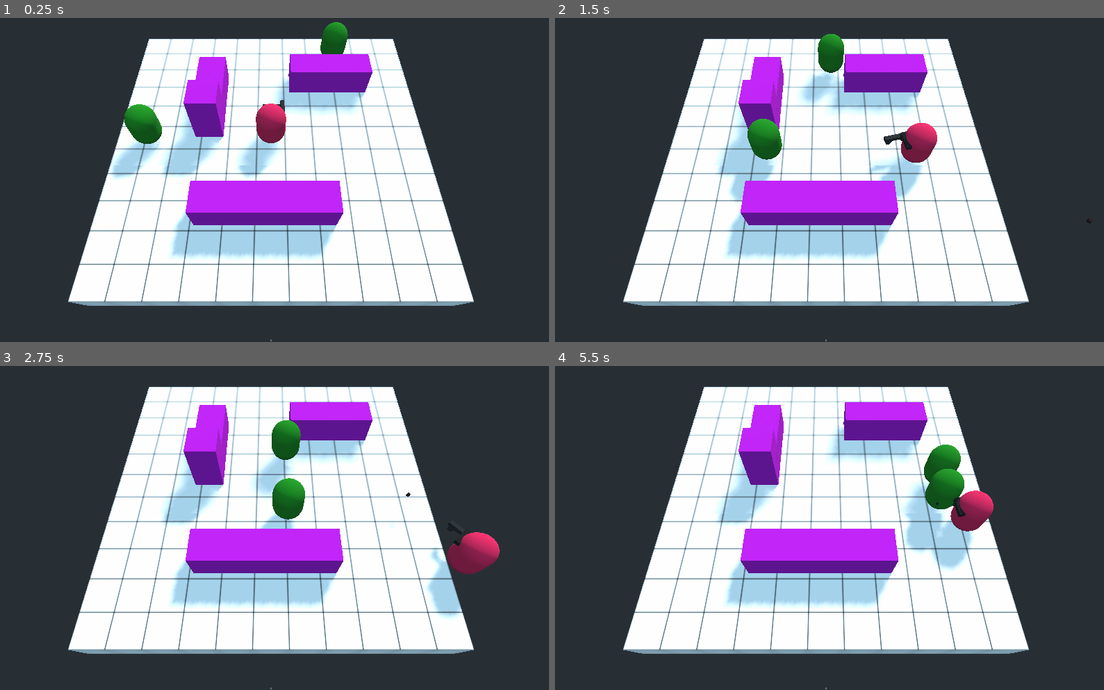
Above: before the commit, frames 1-4 (two rows, left to right).
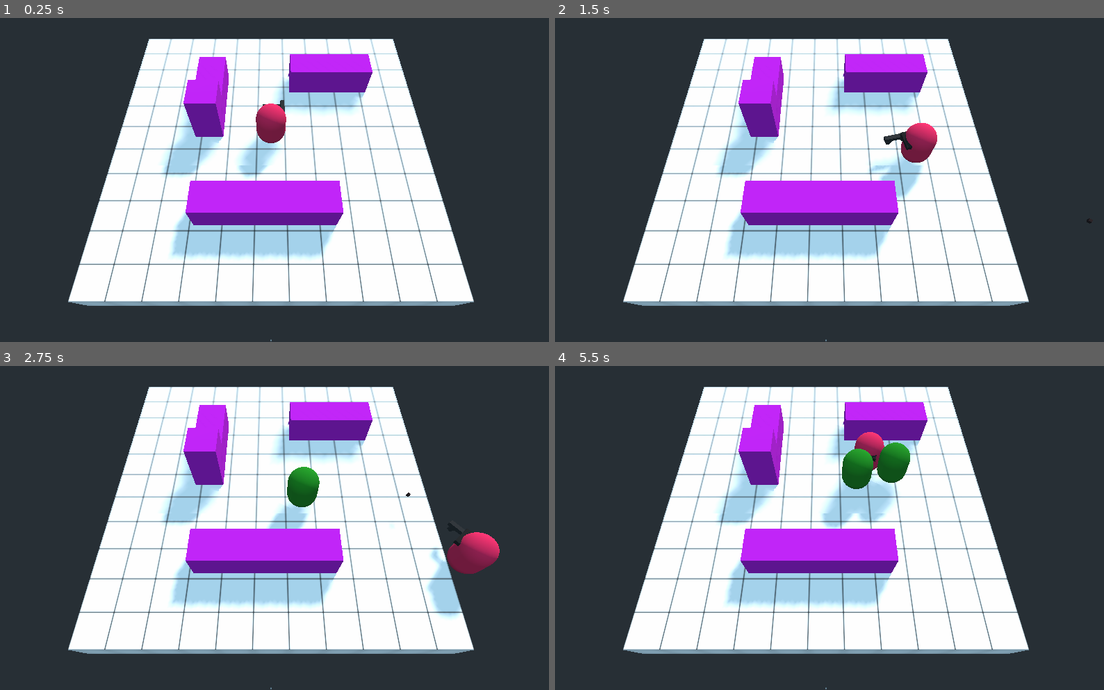
Above: after the commit, the same moments.

Repository: Boyquotes/Godot-3D-Top-Down-Shooter
Game: Godot game, scene res://Level.tscn
The game is run twice, just before and just after one commit, with the same random seed, the same clock (stepped at 60 frames per second) and the same inputs.
Inputs (mouse positions are in pixels of both pictures, inside the frame that each line leads up to):
- Up to frame 1 (0.25 s): no input
- Up to frame 2 (1.5 s): move the mouse to (950, 163) at 0.52 s; press the mouse at (950, 163) at 0.53 s; hold Right (ui_right) 0.53-1.28 s; move the mouse to (714, 196) at 1.27 s; release the mouse at (714, 196) at 1.28 s; hold Down (ui_down) from 1.28 s (still down); click (714, 196) at 1.35 s
- Up to frame 3 (2.75 s): move the mouse to (323, 456) at 2.02 s; release Down (ui_down) at 2.03 s; press the mouse at (323, 456) at 2.03 s; hold Right (ui_right) from 2.03 s (still down)
- Up to frame 4 (5.5 s): move the mouse to (796, 592) at 2.77 s; release Right (ui_right) at 2.78 s; release the mouse at (796, 592) at 2.78 s; hold Up (ui_up) 2.78-3.53 s; click (796, 592) at 2.85 s; move the mouse to (994, 576) at 3.52 s; press the mouse at (994, 576) at 3.53 s; hold Left (ui_left) 3.53-5.03 s; move the mouse to (659, 479) at 4.27 s; release the mouse at (659, 479) at 4.28 s; click (659, 479) at 4.35 s; move the mouse to (851, 528) at 5.02 s; press the mouse at (851, 528) at 5.03 s; hold Down (ui_down) from 5.03 s (still down)

The runs differ from the first frame. In frame 1, 1.6% of the frame differs, in the area x 20-64%, y 1-50%; in frame 2, 2.1%; in frame 3, 2.2%; in frame 4, 6.6%, in the area x 48-80%, y 20-64%.

Commit message:
Enemy + Spawner + Wave

Diff:
--- a/Godot 3D Top Down/Enemy.gd
+++ b/Godot 3D Top Down/Enemy.gd
@@ -1,4 +1,6 @@
 extends KinematicBody
+
+class_name Enemy
 
 export var speed := 5.0
 
--- a/Godot 3D Top Down/Level.tscn
+++ b/Godot 3D Top Down/Level.tscn
@@ -1,10 +1,12 @@
-[gd_scene load_steps=7 format=2]
+[gd_scene load_steps=9 format=2]
 
 [ext_resource path="res://Player.tscn" type="PackedScene" id=1]
 [ext_resource path="res://Main.gd" type="Script" id=2]
 [ext_resource path="res://LevelGrid.tres" type="Material" id=3]
 [ext_resource path="res://ObstacleMaterial.tres" type="Material" id=4]
 [ext_resource path="res://Enemy.tscn" type="PackedScene" id=5]
+[ext_resource path="res://Spawner.gd" type="Script" id=6]
+[ext_resource path="res://Wave.gd" type="Script" id=7]
 
 [sub_resource type="NavigationMesh" id=1]
 vertices = PoolVector3Array( -1.7, 0.4, -6.5, -1.7, 0.4, -4.7, -0.2, 0.4, -5.3, -0.2, 0.4, -6.8, -9.5, 0.4, 4.6, -6.5,  …(1384 unchanged characters)…
@@ -24,12 +26,6 @@
 [node name="Camera" type="Camera" parent="."]
 transform = Transform( 1, 0, 0, 0, 0.481295, 0.876559, 0, -0.876559, 0.481295, 0, 17.1001, 12.8274 )
 fov = 58.0
-
-[node name="Enemy" parent="." instance=ExtResource( 5 )]
-transform = Transform( 1, 0, 0, 0, 1, 0, 0, 0, 1, -8.72182, 0, 0 )
-
-[node name="Enemy2" parent="." instance=ExtResource( 5 )]
-transform = Transform( 1, 0, 0, 0, 1, 0, 0, 0, 1, 5.20638, 0, -8.5407 )
 
 [node name="Navigation" type="Navigation" parent="."]
 
@@ -91,3 +87,26 @@
 use_collision = true
 width = 4.78968
 material = ExtResource( 4 )
+
+[node name="Spawner" type="Spatial" parent="."]
+script = ExtResource( 6 )
+Enemy = ExtResource( 5 )
+
+[node name="Timer" type="Timer" parent="Spawner"]
+
+[node name="Waves" type="Node" parent="Spawner"]
+
+[node name="Wave" type="Node" parent="Spawner/Waves"]
+script = ExtResource( 7 )
+
+[node name="Wave2" type="Node" parent="Spawner/Waves"]
+script = ExtResource( 7 )
+num_enemies = 5
+second_between_spawns = 1.0
+
+[node name="Wave3" type="Node" parent="Spawner/Waves"]
+script = ExtResource( 7 )
+num_enemies = 50
+second_between_spawns = 0.2
+
+[connection signal="timeout" from="Spawner/Timer" to="Spawner" method="_on_Timer_timeout"]
--- /dev/null
+++ b/Godot 3D Top Down/Spawner.gd
@@ -0,0 +1,49 @@
+extends Spatial
+
+export (PackedScene) var Enemy
+
+onready var timer = $Timer
+onready var waves_node = $Waves
+
+var enemies_remaining_to_spawn
+var enemies_killed_this_wave
+
+var waves # list of all the Wave nodes: [Wave1, Wave2, Wave3, ... ]
+var current_wave: Wave # Wave node
+var current_wave_number = -1
+
+func _ready():
+	waves = waves_node.get_children()
+#	print("Waves: ", waves)
+	start_next_wave()
+
+func start_next_wave():
+	enemies_killed_this_wave = 0
+	current_wave_number += 1
+	if current_wave_number < waves.size():
+		current_wave = waves[current_wave_number]
+		enemies_remaining_to_spawn = current_wave.num_enemies
+		timer.wait_time = current_wave.second_between_spawns
+		timer.start()
+
+func connect_to_enemy_signals(enemy: Enemy):
+	var stats: Stats = enemy.get_node("Stats")
+	stats.connect("you_died_signal", self, "_on_Enemy_Stats_you_died_signal")
+
+func _on_Enemy_Stats_you_died_signal():
+#	print("I detected an enemy death !")
+	enemies_killed_this_wave += 1
+	print("Enemies killed: ", enemies_killed_this_wave, "/", current_wave.num_enemies)
+
+func spawn_enemy():
+	if enemies_remaining_to_spawn:
+		var enemy = Enemy.instance()
+		connect_to_enemy_signals(enemy)
+		var scene_root = get_parent()
+		scene_root.add_child(enemy)
+		enemies_remaining_to_spawn -= 1
+	elif enemies_killed_this_wave == current_wave.num_enemies:
+		start_next_wave()
+
+func _on_Timer_timeout():
+	spawn_enemy()
--- /dev/null
+++ b/Godot 3D Top Down/Wave.gd
@@ -0,0 +1,9 @@
+extends Node
+
+class_name Wave
+
+export var num_enemies := 3
+export var second_between_spawns := 2.0
+
+func _ready():
+	pass
--- a/Godot 3D Top Down/project.godot
+++ b/Godot 3D Top Down/project.godot
@@ -9,13 +9,25 @@
 config_version=4
 
 _global_script_classes=[ {
+"base": "KinematicBody",
+"class": "Enemy",
+"language": "GDScript",
+"path": "res://Enemy.gd"
+}, {
 "base": "Node",
 "class": "Stats",
 "language": "GDScript",
 "path": "res://Stats.gd"
+}, {
+"base": "Node",
+"class": "Wave",
+"language": "GDScript",
+"path": "res://Wave.gd"
 } ]
 _global_script_class_icons={
-"Stats": ""
+"Enemy": "",
+"Stats": "",
+"Wave": ""
 }
 
 [application]
